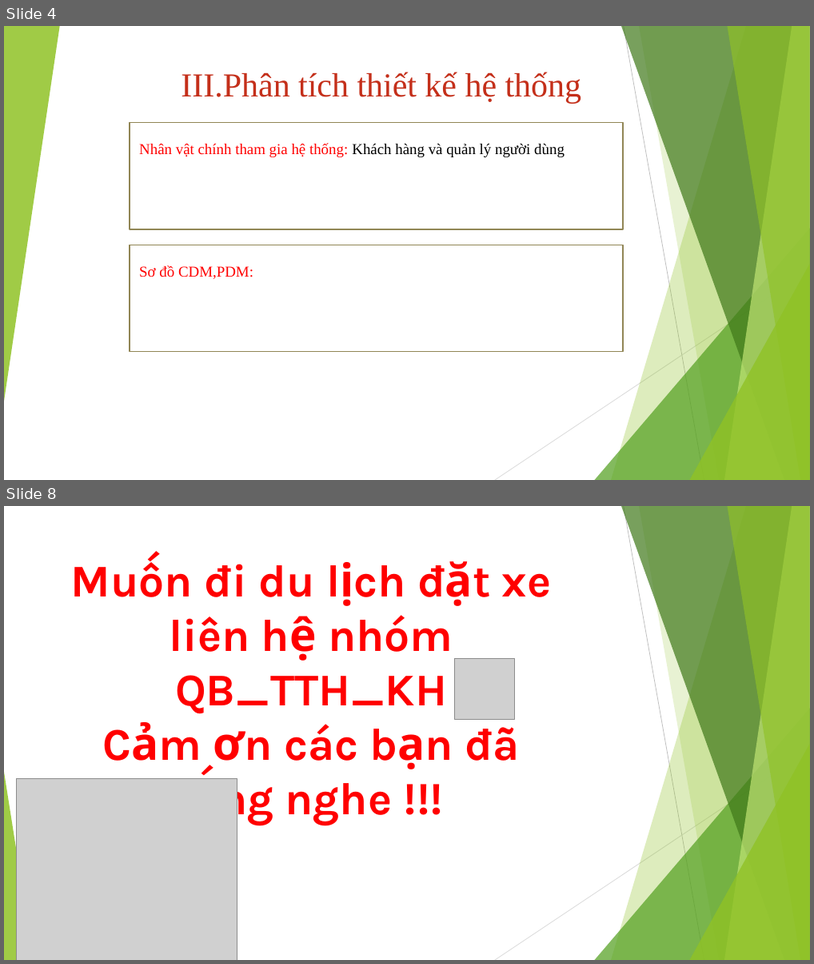
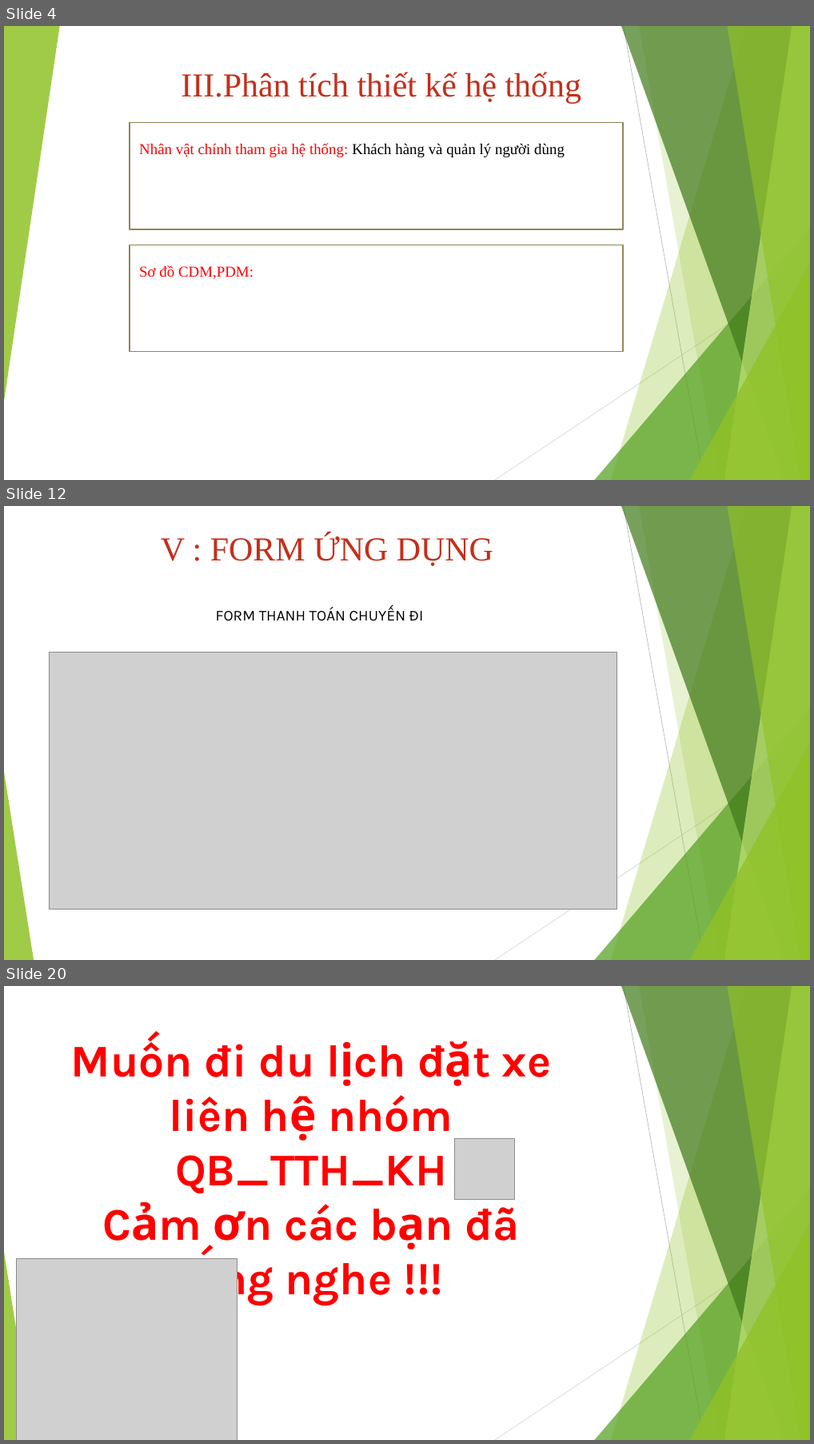
Before and after one commit to DinhNguyen2011/CNPM, a slide deck: Đồ án CNPM.pptx. Shown one above the other, each under a label of ours: slides 4 and 8 before the commit, slides 4, 12 and 20 after it; the slides between them are not shown. The pictures are 814x964 and 814x1444 pixels, drawn with LibreOffice and Linux fonts; fonts in the diff are those of the drawing; grey boxes stand for pictures. Boxes give left, top, right and bottom in pixels: in the first picture for what was removed or moved away, otherwise in the second. Text is boxed around its words. In the diff, an @@ line names an element or a change of style, - is before the commit and + after.

```diff
--- a/Đồ án CNPM.pptx
+++ b/Đồ án CNPM.pptx
@@ slide 12 added at [4, 506, 810, 960], background #FFFFFF; not listed: 10 template elements that a slide beside it also shows @@
@@ text added at [161, 534, 494, 566], 40 pt, text gradient #62170D to #C42F1A to #EB7766 @@
+V : FORM ỨNG DỤNG
@@ text added at [216, 607, 424, 621], 18 pt, text #000000 @@
+FORM THANH TOÁN CHUYẾN ĐI
@@ picture added at [49, 652, 618, 908] @@
@@ what was slide 8 is now slide 20 @@
```
Also in this commit, not shown: 4 slides changed, 11 other slides added, 1 other file.
